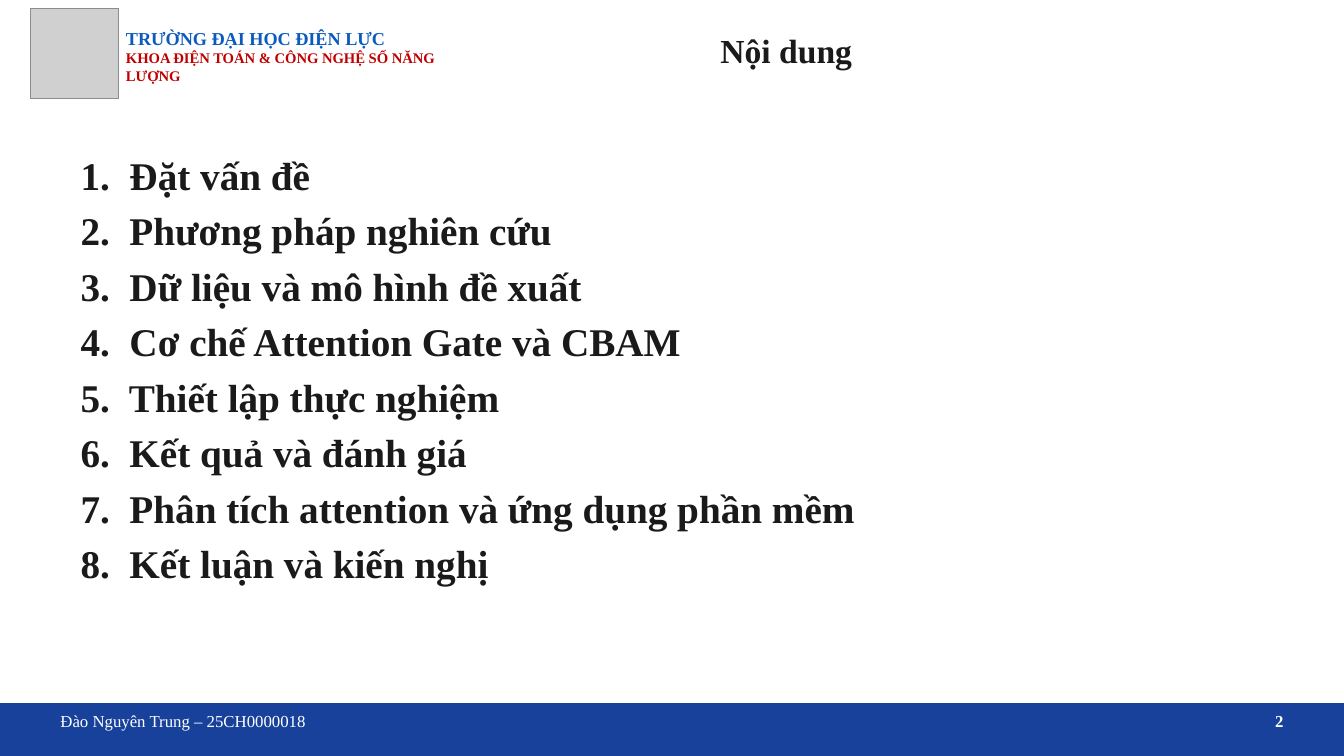
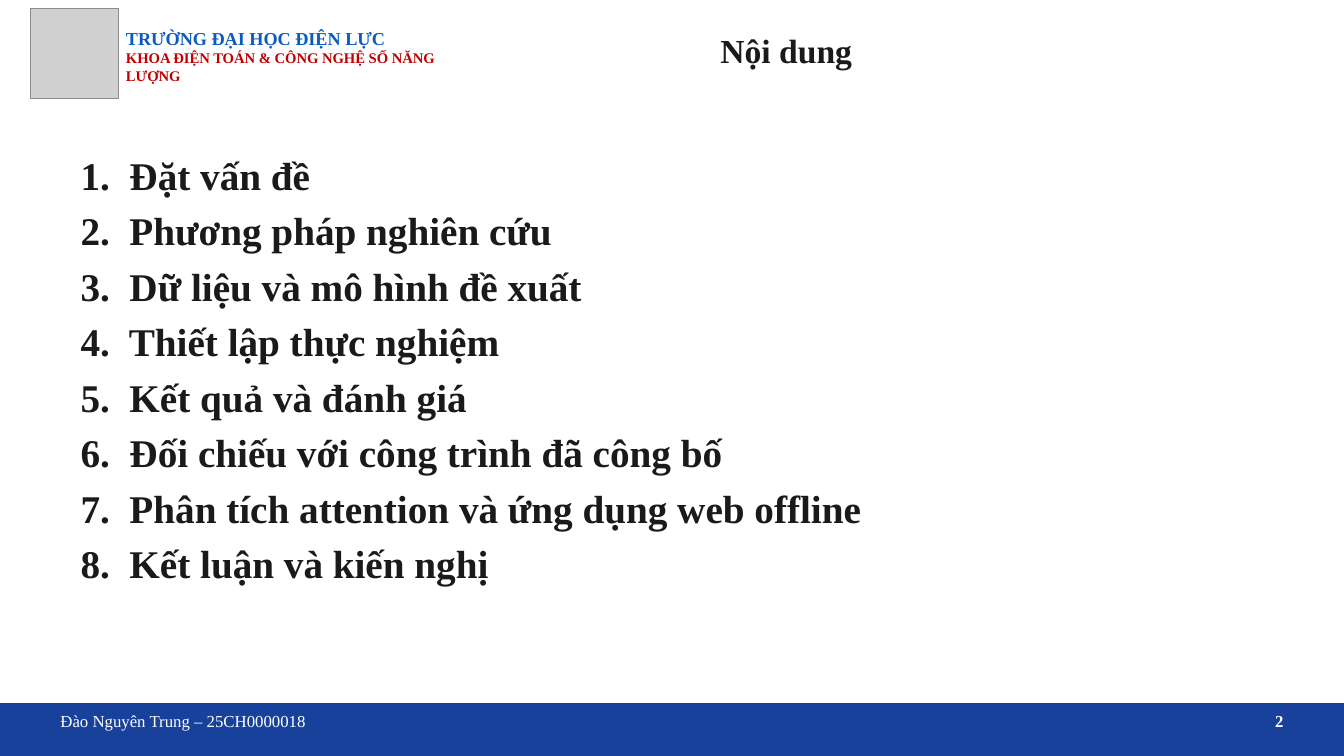
Before and after one commit to trungnguyen107/Medical-image-segmentation-breast-ultrasound-unet-attention, a slide deck: slide 2 of docs/Slide_bao_cao_DATN_U-Net_Attention.pptx. Drawn at 1344x756 pixels with LibreOffice and Linux fonts; fonts in the diff are those of the drawing; grey boxes stand for pictures; background and template pictures are left out. Boxes give left, top, right and bottom in pixels: in the first picture for what was removed or moved away, otherwise in the second. Text is boxed around its words. In the diff, an @@ line names an element or a change of style, - is before the commit and + after.

```diff
--- a/docs/Slide_bao_cao_DATN_U-Net_Attention.pptx
+++ b/docs/Slide_bao_cao_DATN_U-Net_Attention.pptx
@@ text at <box>81,327,860,530</box>: text changed @@
-4. Cơ chế Attention Gate và CBAM
-5. Thiết lập thực nghiệm
-6. Kết quả và đánh giá
-7. Phân tích attention và ứng dụng phần mềm
+4. Thiết lập thực nghiệm
+5. Kết quả và đánh giá
+6. Đối chiếu với công trình đã công bố
+7. Phân tích attention và ứng dụng web offline
```
Also in this commit, not shown: 13 other slides changed, 4 slides added, 19 other files.
